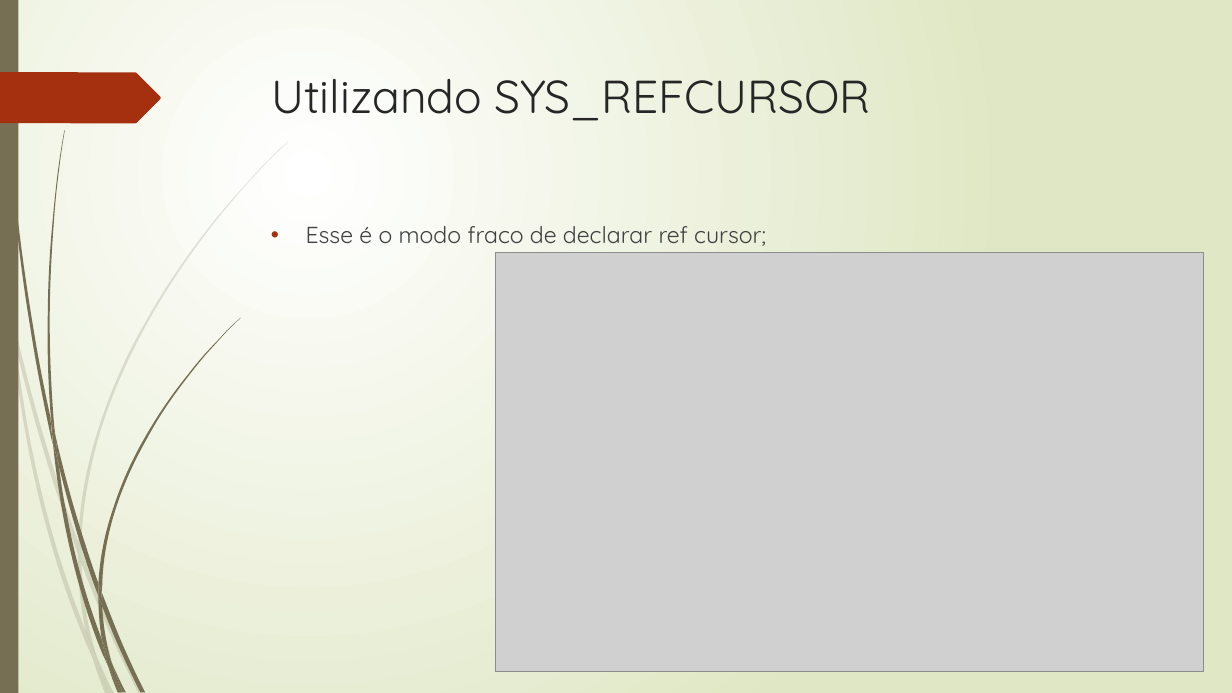
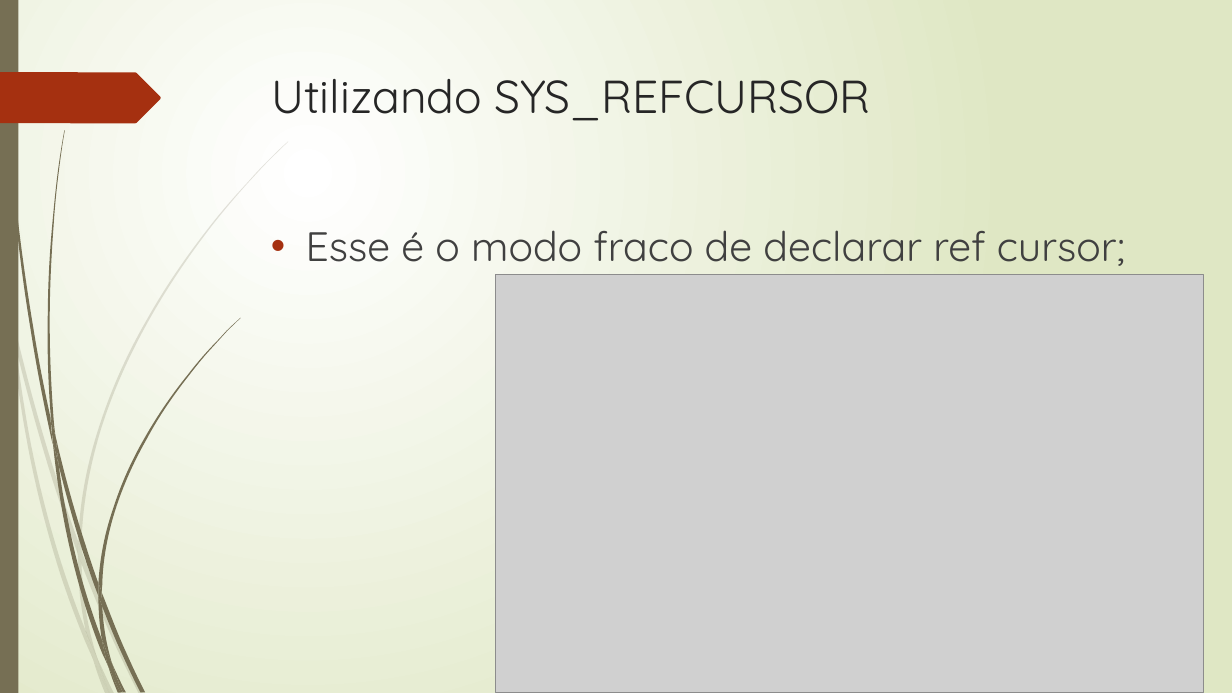
Before and after one commit to rpatricio-souza/Programacao_Avancada_de_Banco_de_Dados, a slide deck: slide 16 of Aula_05_Cursores.pptx (slide 20 before the commit). Drawn at 1232x693 pixels with LibreOffice and Linux fonts; fonts in the diff are those of the drawing; grey boxes stand for pictures. Boxes give left, top, right and bottom in pixels: in the first picture for what was removed or moved away, otherwise in the second. Text is boxed around its words. In the diff, an @@ line names an element or a change of style, - is before the commit and + after.

```diff
--- a/Aula_05_Cursores.pptx
+++ b/Aula_05_Cursores.pptx
@@ text "Esse é o modo fraco ..." at (306,230,1125,266): size 18 to 32 pt @@
@@ picture: place and size @@
-picture at (495,253,1204,672)
+picture at (495,274,1204,693)
```
Also in this commit, not shown: 13 other slides changed, 2 slides added, 10 slides removed, 3 other files.
